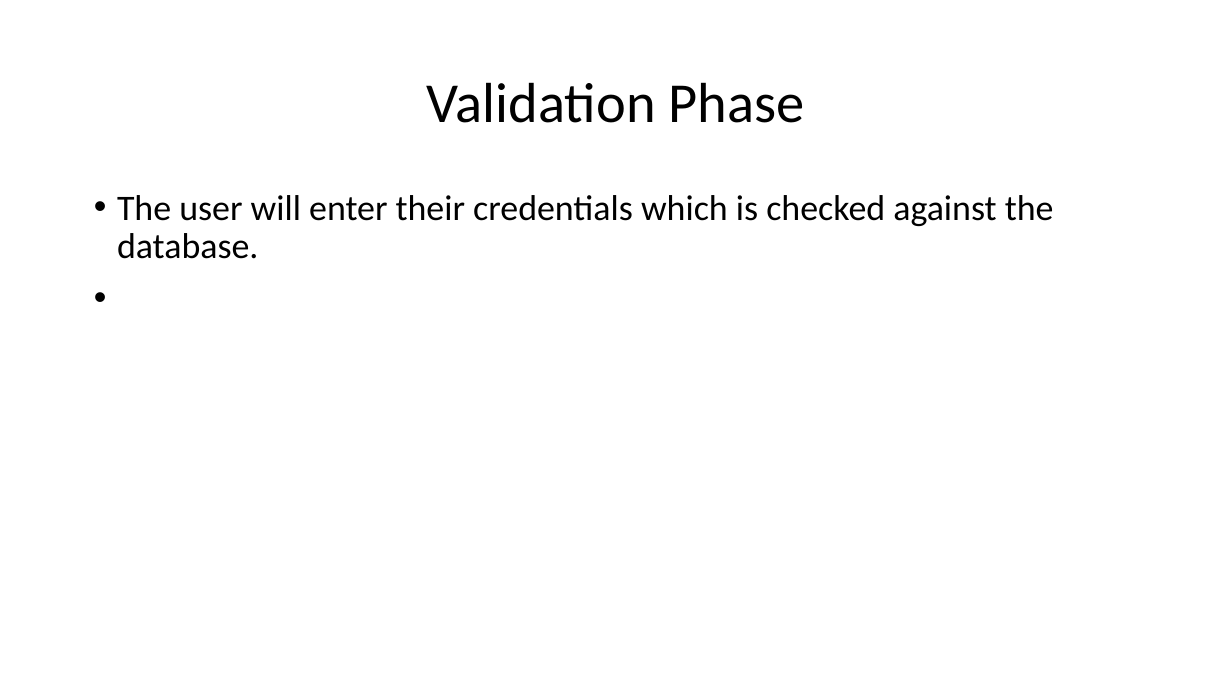
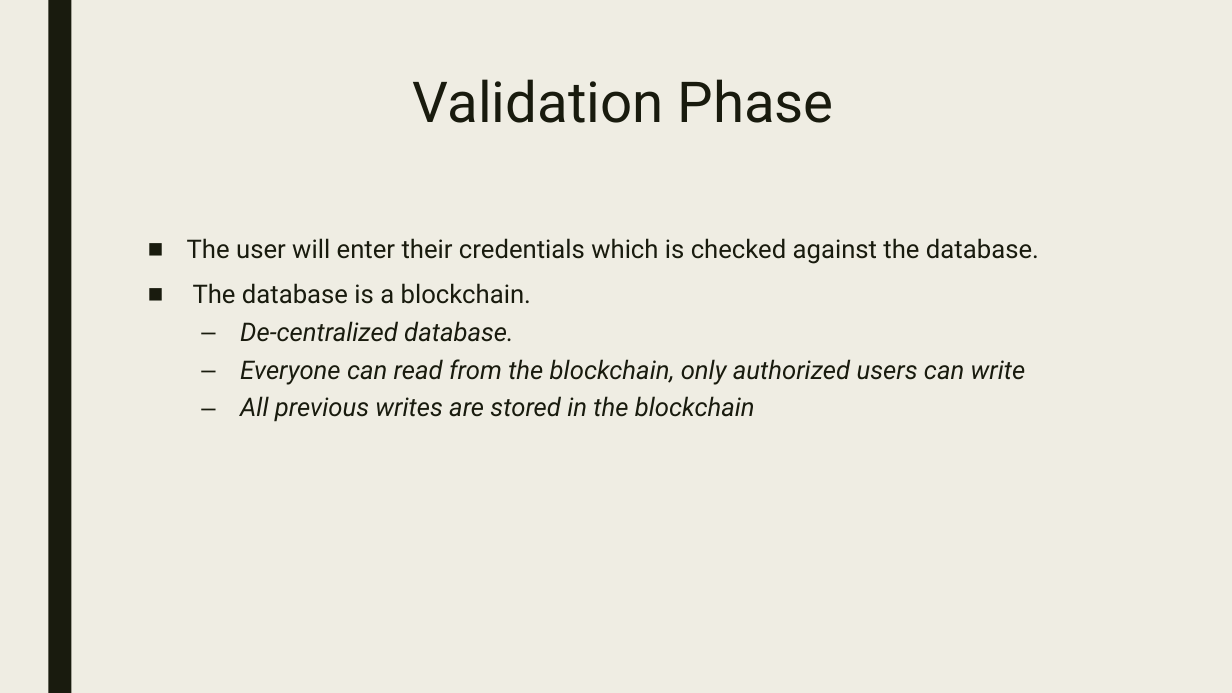
Before and after one commit to mollicap16/Crypto_Final, a slide deck: slide 8 of doc/Crypto_Final_Presentation.pptx. Drawn at 1232x693 pixels with LibreOffice and Linux fonts; fonts in the diff are those of the drawing. Boxes give left, top, right and bottom in pixels: in the first picture for what was removed or moved away, otherwise in the second. Text is boxed around its words. In the diff, an @@ line names an element or a change of style, - is before the commit and + after.

```diff
--- a/doc/Crypto_Final_Presentation.pptx
+++ b/doc/Crypto_Final_Presentation.pptx
@@ background #FFFFFF to #EFEDE3 @@
@@ rectangle added at <box>48,0,71,693</box>, fill #191B0E @@
@@ title "Validation Phase": place and size @@
-title "Validation Phase" at <box>427,82,805,123</box>
+title "Validation Phase" at <box>413,79,834,123</box>
@@ title "Validation Phase" at <box>413,79,834,123</box>: font Calibri to Roboto, text colour #000000 to #191B0E; line spacing 0.9 to 0.89; vertical alignment middle to top @@
@@ text "The user will enter their ...": place and size @@
-text "The user will enter their ..." at <box>117,195,1054,259</box>
+text "The user will enter their ..." at <box>187,238,1039,422</box>
@@ text at <box>187,238,1039,264</box>: size 28 to 20 pt, font Calibri to Roboto, text colour #000000 to #191B0E in "The user will enter their credentials which ..."; bullet • to ■; line spacing 0.9 to 0.94; more space between paragraphs @@
@@ text at <box>193,283,1026,422</box>: paragraphs added @@
+■ The database is a blockchain.
+  – De-centralized database.
+  – Everyone can read from the blockchain, only authorized users can write
+  – All previous writes are stored in the blockchain
```
Also in this commit, not shown: 7 other slides changed, 9 slides added, 2 slides removed.
